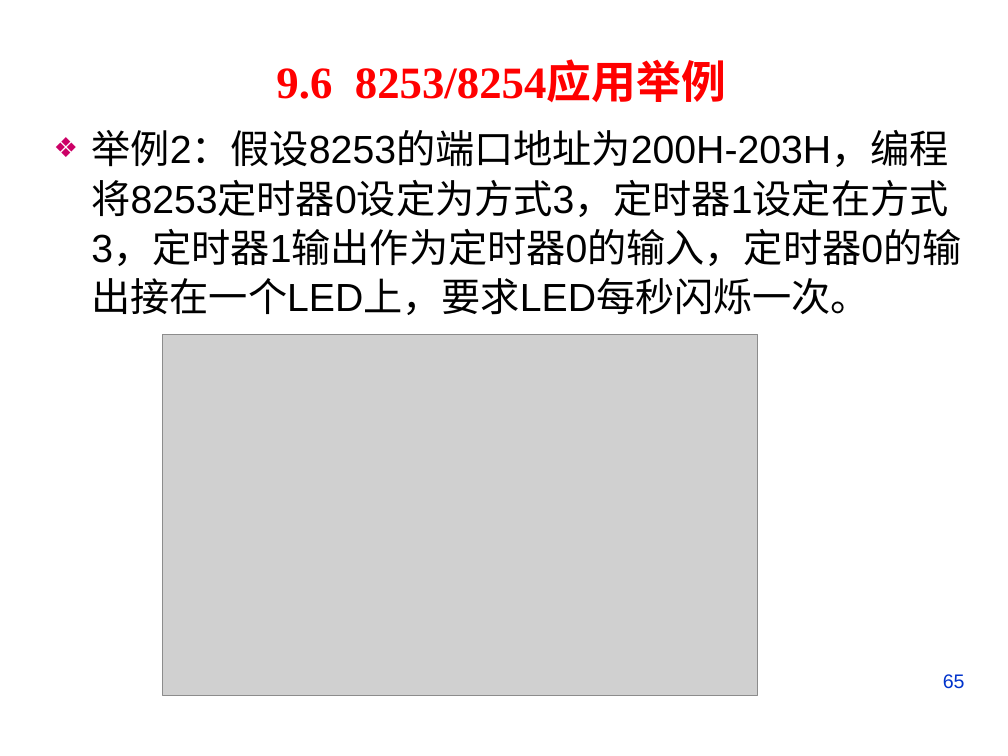
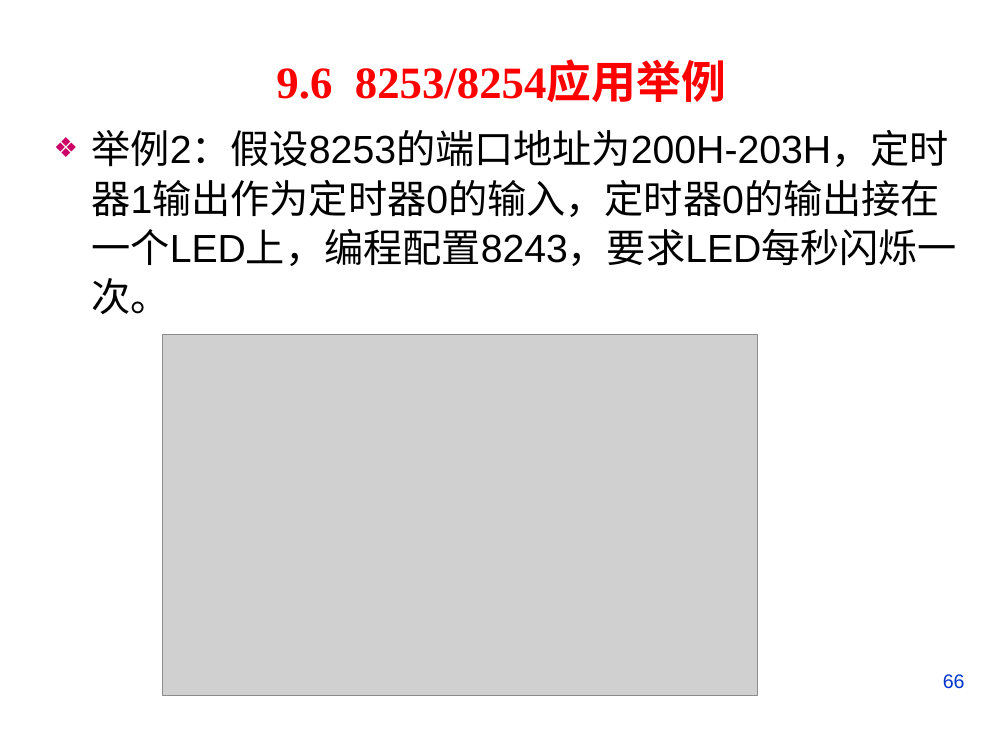
Before and after one commit to rshouc/Microcomputer, a slide deck: slide 66 of PPT/The Principle of Microcomputer/第九章 微机原理（计数器定时器8253).pptx (slide 65 before the commit). Drawn at 1008x756 pixels with LibreOffice and Linux fonts; fonts in the diff are those of the drawing; grey boxes stand for pictures; background and template pictures are left out. Boxes give left, top, right and bottom in pixels: in the first picture for what was removed or moved away, otherwise in the second. Text is boxed around its words. In the diff, an @@ line names an element or a change of style, - is before the commit and + after.

```diff
--- a/PPT/The Principle of Microcomputer/第九章 微机原理（计数器定时器8253).pptx
+++ b/PPT/The Principle of Microcomputer/第九章 微机原理（计数器定时器8253).pptx
@@ text at bbox=[91, 130, 957, 314]: text changed @@
-❖ 举例2：假设8253的端口地址为200H-203H，编程将8253定时器0设定为方式3，定时器1设定在方式3，定时器1输出作为定时器0的输入，定时器0的输出接在一个LED上，要求LED每秒闪烁一次。
+❖ 举例2：假设8253的端口地址为200H-203H，定时器1输出作为定时器0的输入，定时器0的输出接在一个LED上，编程配置8243，要求LED每秒闪烁一次。
@@ page number at bbox=[943, 674, 965, 689]: text changed @@
-65
+66
```
Also in this commit, not shown: 3 other slides changed, 2 other files.
